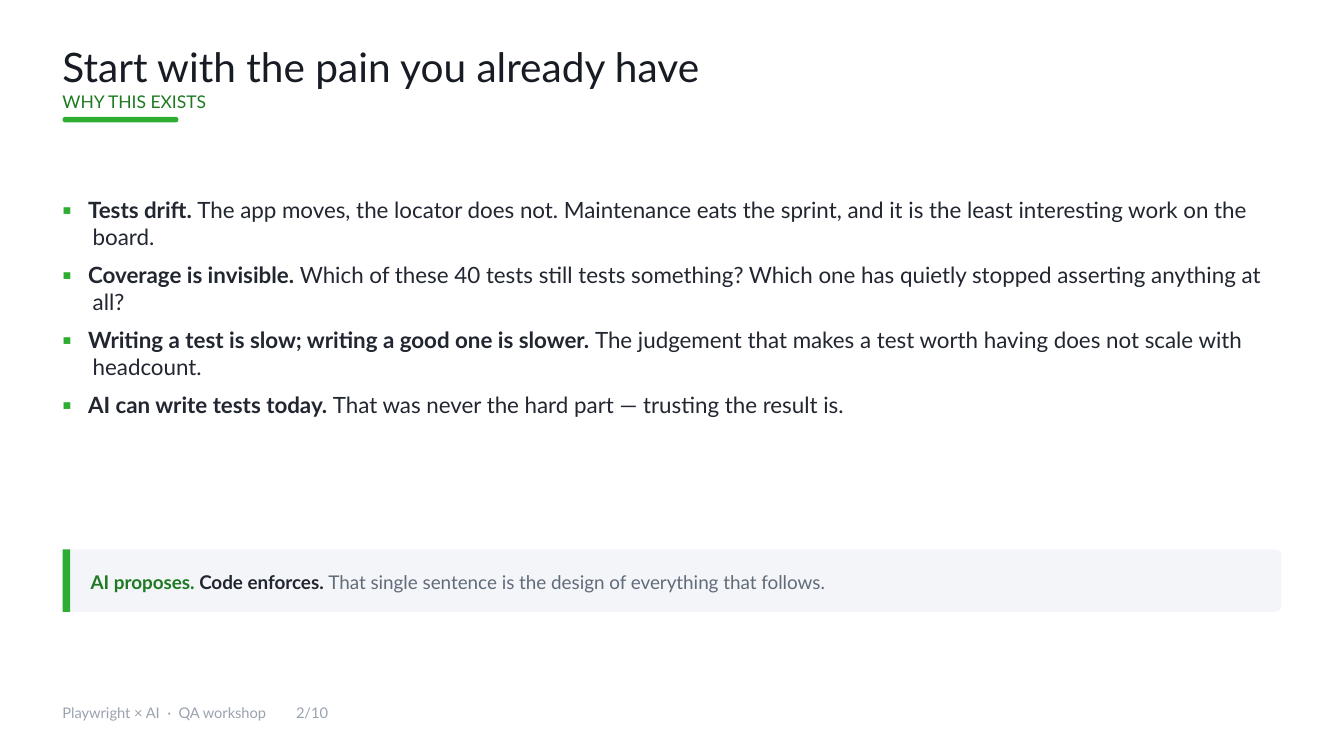
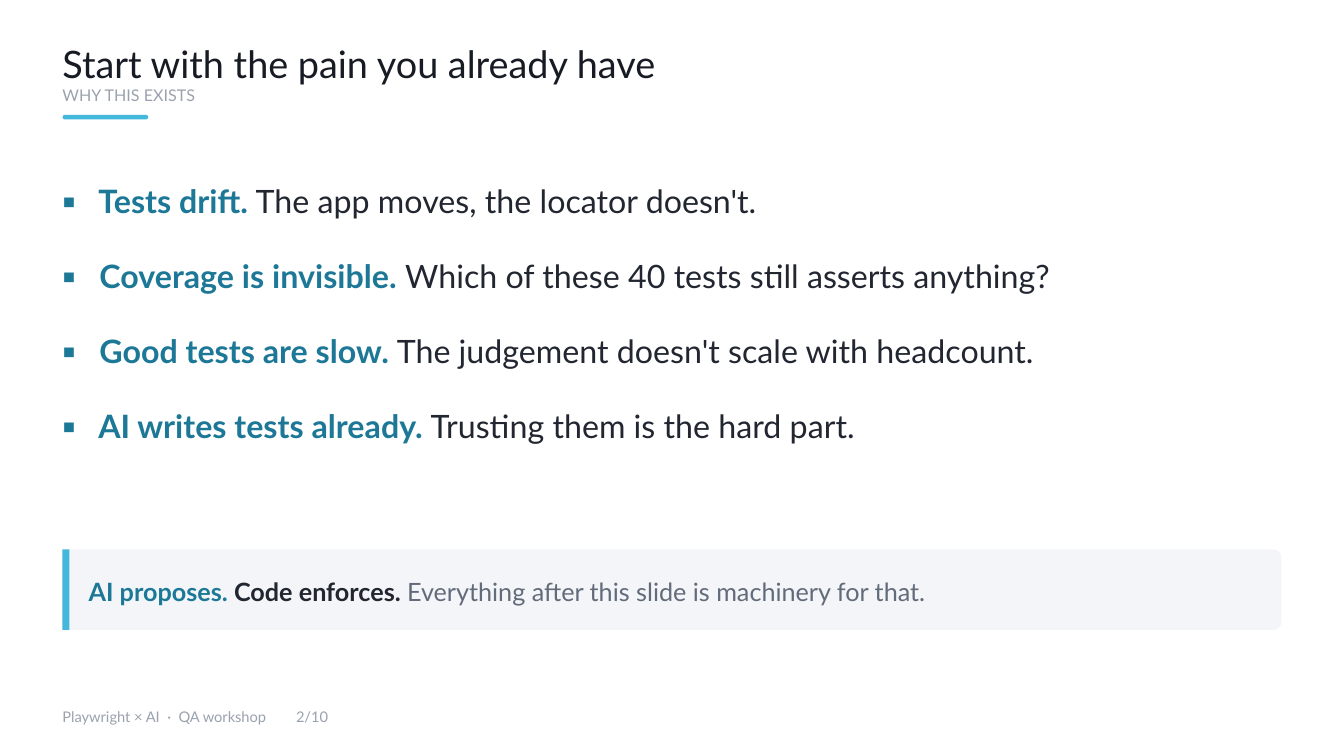
Before and after one commit to yogap02/pwxai, a slide deck: slide 2 of deck/Playwright-AI-QA-Workshop.pptx. Drawn at 1344x756 pixels with LibreOffice and Linux fonts; fonts in the diff are those of the drawing. Boxes give left, top, right and bottom in pixels: in the first picture for what was removed or moved away, otherwise in the second. Text is boxed around its words. In the diff, an @@ line names an element or a change of style, - is before the commit and + after.

```diff
--- a/deck/Playwright-AI-QA-Workshop.pptx
+++ b/deck/Playwright-AI-QA-Workshop.pptx
@@ text "Start with the pain you ..." at [62,50,655,101]: size 29 to 27 pt in "Start with the pain you already have"; size 12.5 to 11.5 pt, text colour #1E7A22 to #9AA2AE in "WHY THIS EXISTS" @@
@@ rounded rectangle at [63,115,148,119]: fill #2EAD33 to #43B7DC @@
@@ rounded rectangle: place and size @@
-rounded rectangle at [63,117,178,123]
+rounded rectangle at [63,115,148,119]
@@ text at [98,189,1049,444]: text changed; size 16 to 23 pt @@
-▪ Tests drift. The app moves, the locator does not. Maintenance eats the sprint, and it is the least interesting work on the board.
-▪ Coverage is invisible. Which of these 40 tests still tests something? Which one has quietly stopped asserting anything at all?
-▪ Writing a test is slow; writing a good one is slower. The judgement that makes a test worth having does not scale with headcount.
-▪ AI can write tests today. That was never the hard part — trusting the result is.
+▪ Tests drift. The app moves, the locator doesn't.
+▪ Coverage is invisible. Which of these 40 tests still asserts anything?
+▪ Good tests are slow. The judgement doesn't scale with headcount.
+▪ AI writes tests already. Trusting them is the hard part.
@@ rounded rectangle: place and size @@
-rounded rectangle at [63,549,1281,612]
+rounded rectangle at [63,549,1281,630]
@@ rectangle: place and size @@
-rectangle at [63,549,70,612]
+rectangle at [63,549,70,630]
@@ rectangle at [63,549,70,630]: fill #2EAD33 to #43B7DC @@
@@ text at [89,582,925,606]: text changed; size 13.5 to 18 pt @@
-AI proposes. Code enforces. That single sentence is the design of everything that follows.
+AI proposes. Code enforces. Everything after this slide is machinery for that.
@@ text "Playwright × AI · QA ...": place and size @@
-text "Playwright × AI · QA ..." at [62,707,328,721]
+text "Playwright × AI · QA ..." at [62,711,328,725]
```
Also in this commit, not shown: 9 other slides changed, 21 other files.
